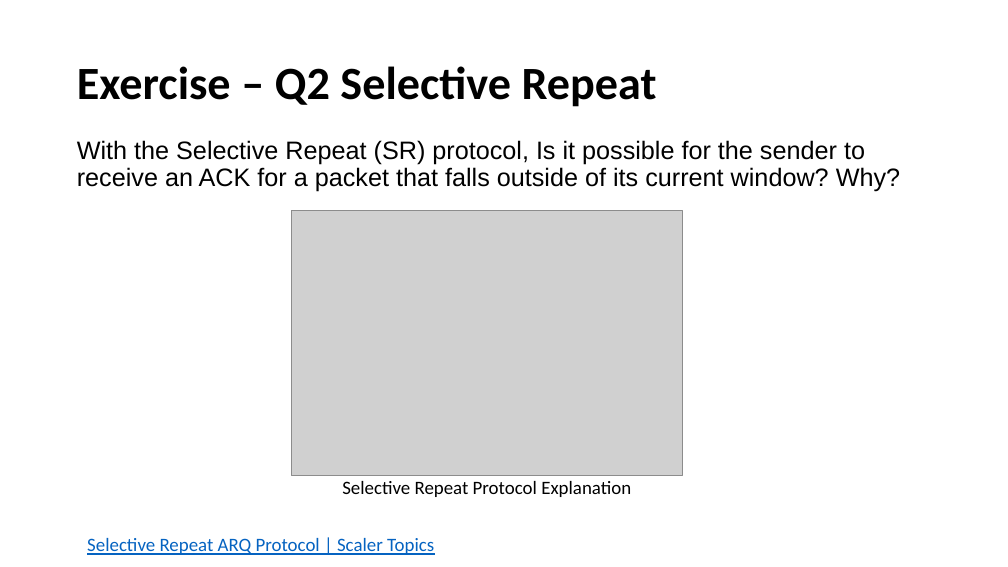
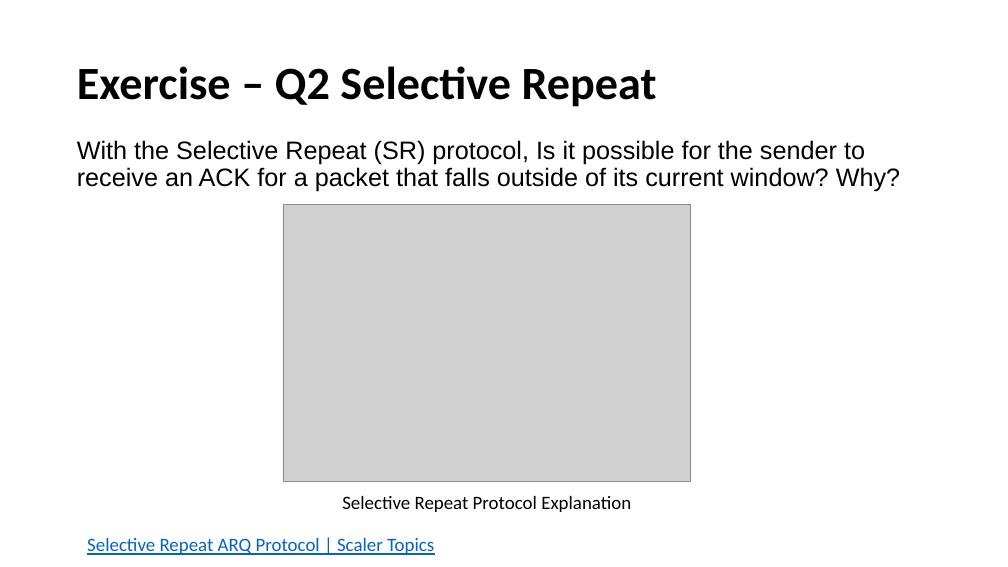
Before and after one commit to henryhxu/CSCI4430-ESTR4120, a slide deck: slide 16 of tutorial/T05/tut05.pptx. Drawn at 1008x567 pixels with LibreOffice and Linux fonts; fonts in the diff are those of the drawing; grey boxes stand for pictures. Boxes give left, top, right and bottom in pixels: in the first picture for what was removed or moved away, otherwise in the second. Text is boxed around its words. In the diff, an @@ line names an element or a change of style, - is before the commit and + after.

```diff
--- a/tutorial/T05/tut05.pptx
+++ b/tutorial/T05/tut05.pptx
@@ picture: place and size @@
-picture at [292,210,683,476]
+picture at [283,204,690,482]
@@ text "Selective Repeat Protocol Explanation": place and size @@
-text "Selective Repeat Protocol Explanation" at [342,481,631,497]
+text "Selective Repeat Protocol Explanation" at [342,496,631,512]
```
Also in this commit, not shown: 7 other slides changed, 3 other files.
